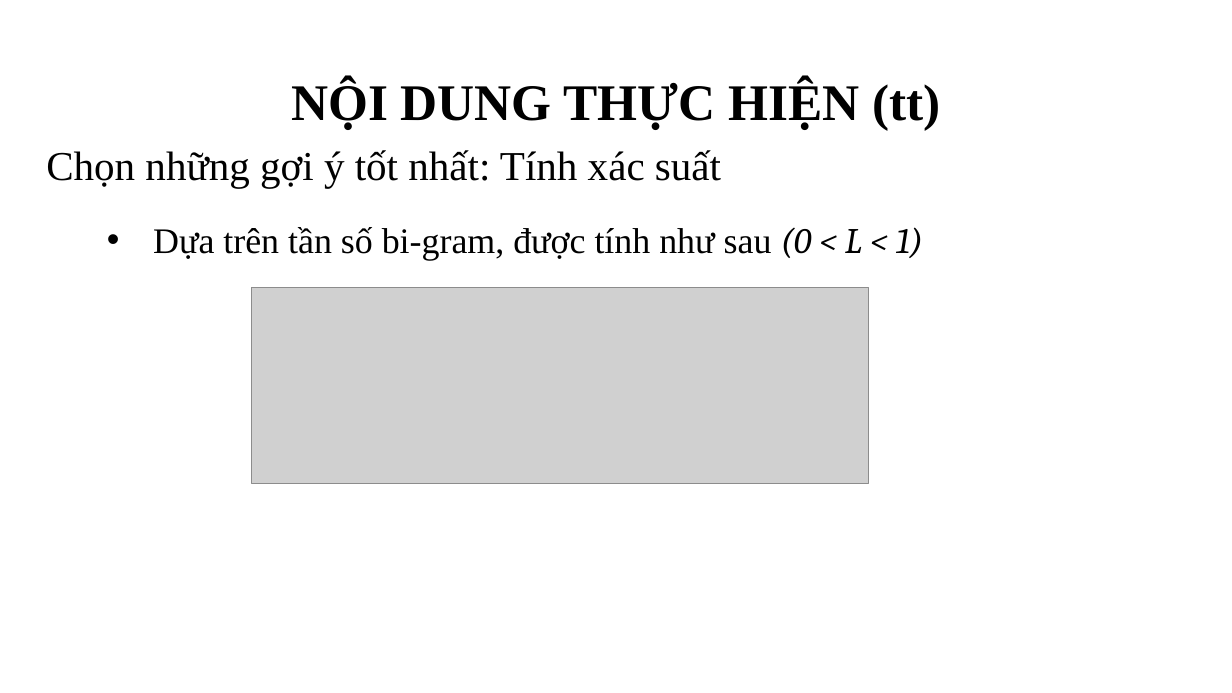
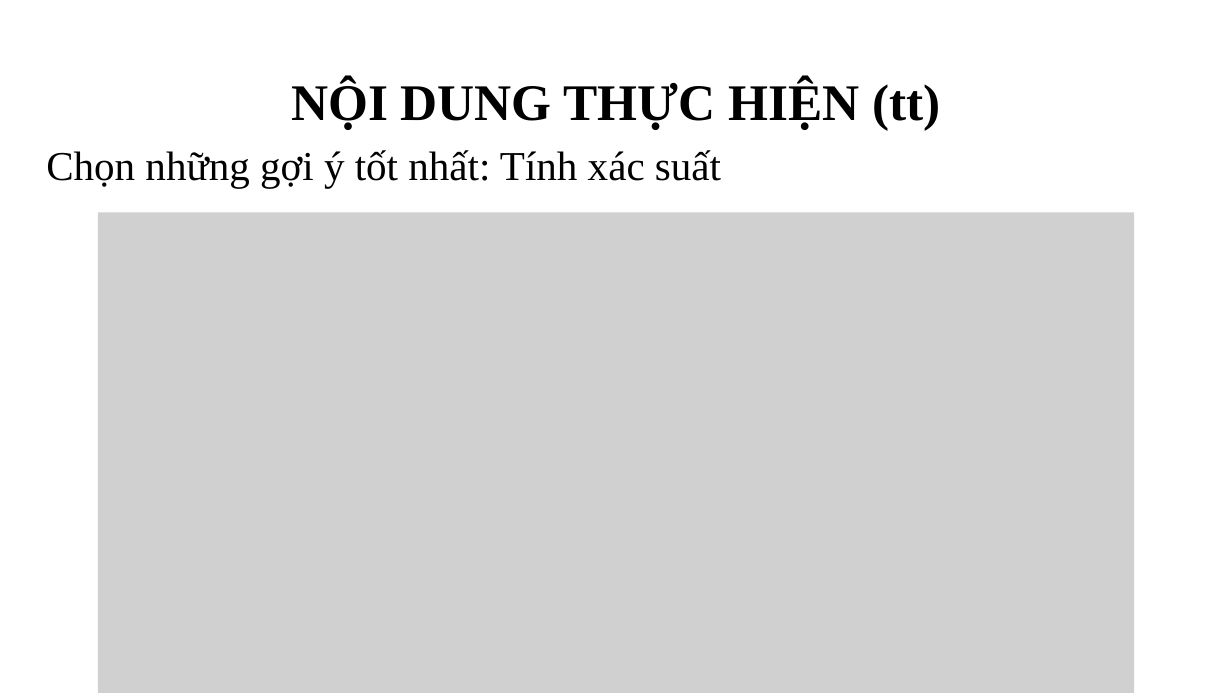
Before and after one commit to thanle95/Thesis_VietnameseCheckingSpelling, a slide deck: slide 26 of present.pptx. Drawn at 1232x693 pixels with LibreOffice and Linux fonts; fonts in the diff are those of the drawing; grey boxes stand for pictures; background and template pictures are left out. Boxes give left, top, right and bottom in pixels: in the first picture for what was removed or moved away, otherwise in the second. Text is boxed around its words. In the diff, an @@ line names an element or a change of style, - is before the commit and + after.

```diff
--- a/present.pptx
+++ b/present.pptx
@@ picture added at (98,213,1135,693) @@
@@ text removed at (153,227,923,260) @@
-• Dựa trên tần số bi-gram, được tính như sau (0 < L < 1)
@@ picture removed at (252,287,870,482) @@
```
Also in this commit, not shown: 9 other slides changed, 14 slides added, 1 slide removed, 2 other files.
